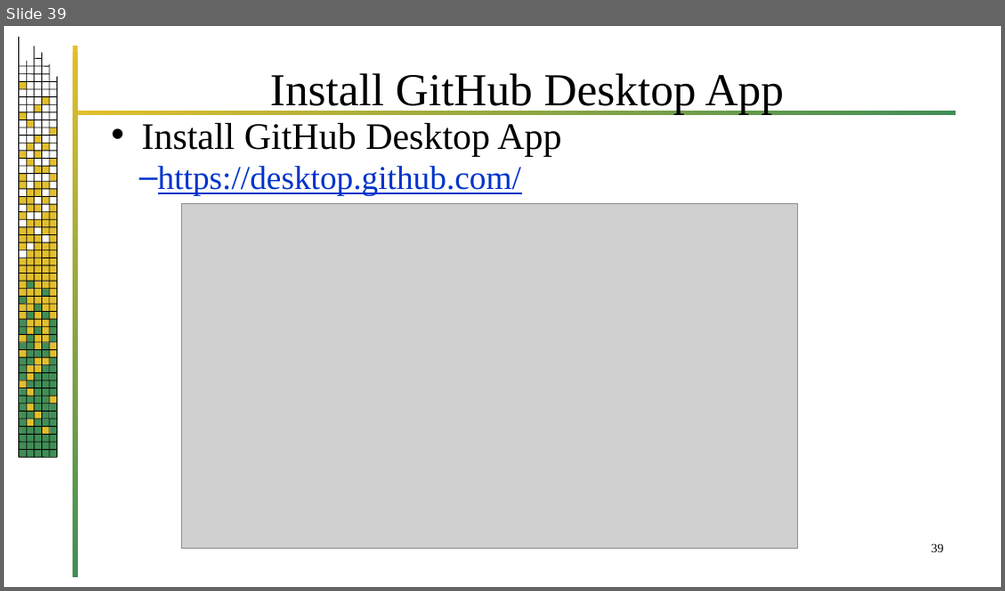
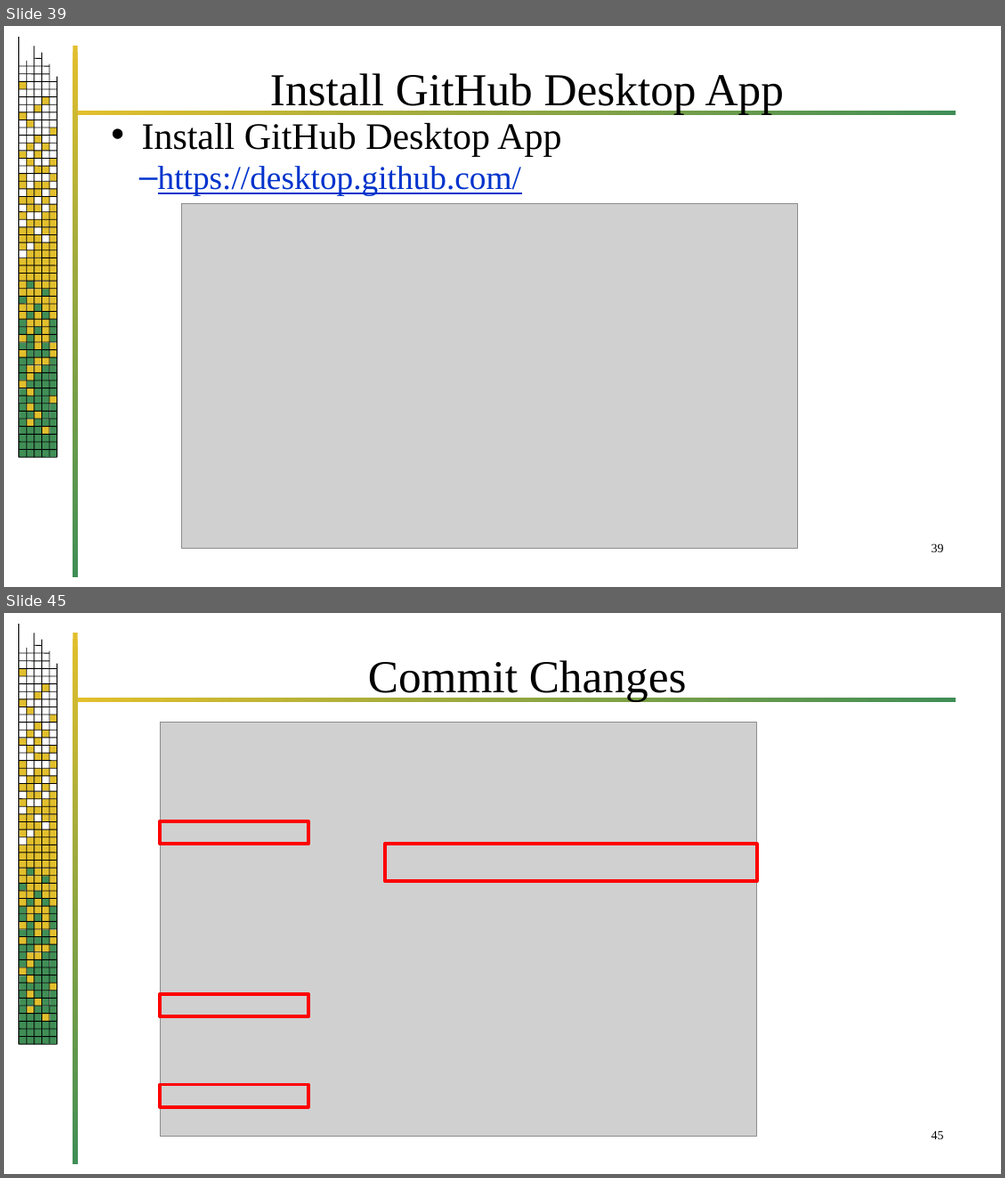
Before and after one commit to jrb28/git, a slide deck: 26bGit.pptx. Shown one above the other, each under a label of ours: slide 39 before the commit, slides 39 and 45 after it; the slides between them are not shown. The pictures are 1005x591 and 1005x1178 pixels, drawn with LibreOffice and Linux fonts; fonts in the diff are those of the drawing; grey boxes stand for pictures; background and template pictures are left out. Boxes give left, top, right and bottom in pixels: in the first picture for what was removed or moved away, otherwise in the second. Text is boxed around its words. In the diff, an @@ line names an element or a change of style, - is before the commit and + after.

```diff
--- a/26bGit.pptx
+++ b/26bGit.pptx
@@ slide 45 added at [4, 613, 1001, 1174], background #FFFFFF; not listed: 220 template elements that a slide beside it also shows @@
@@ title added at [368, 660, 687, 701], 44 pt, text #000000 @@
+Commit Changes
@@ group added at [160, 722, 757, 1135]: 4 rectangles, 1 picture @@
@@ page number added at [931, 1130, 944, 1139], 12 pt, text #000000 @@
+45
```
Also in this commit, not shown: 12 slides changed, 14 other slides added.
